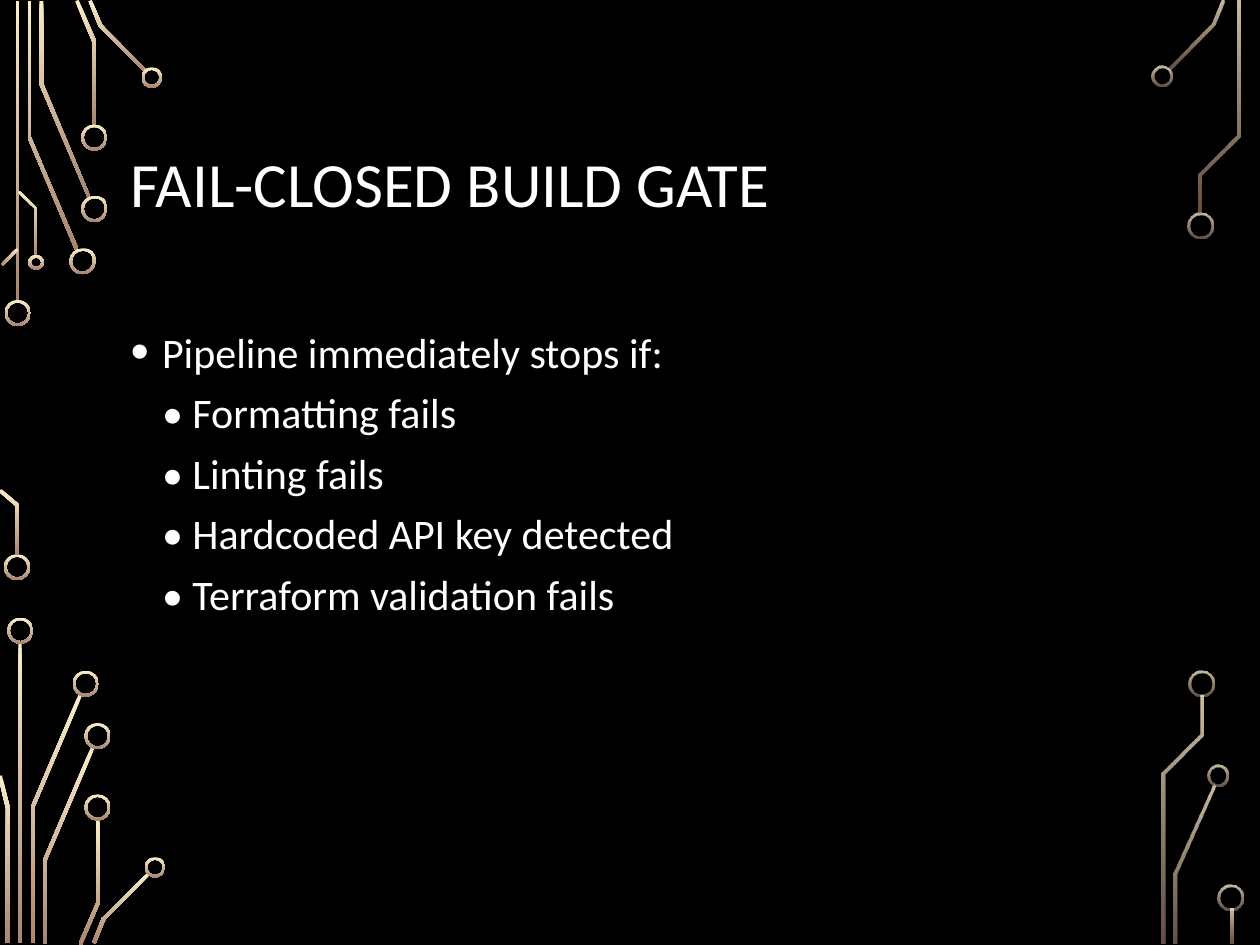
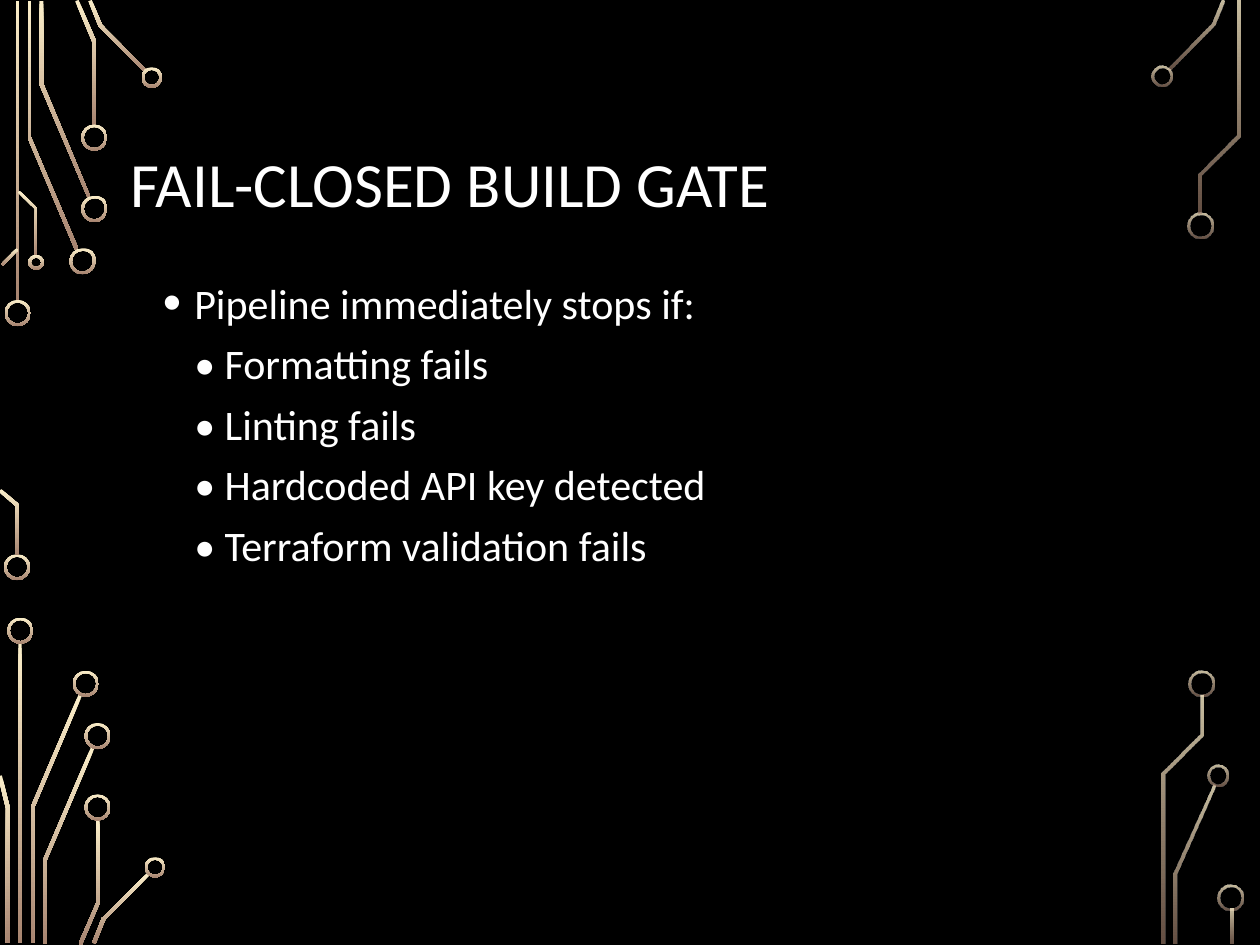
Before and after one commit to SuryavanshiAmruta/habot-devops-project, a slide deck: slide 8 of Presentation/HabotConnect_Devops_project_ppt.pptx. Drawn at 1260x945 pixels with LibreOffice and Linux fonts; fonts in the diff are those of the drawing; background and template pictures are left out. Boxes give left, top, right and bottom in pixels: in the first picture for what was removed or moved away, otherwise in the second. Text is boxed around its words. In the diff, an @@ line names an element or a change of style, - is before the commit and + after.

Commit message:
updated ppt

```diff
--- a/Presentation/HabotConnect_Devops_project_ppt.pptx
+++ b/Presentation/HabotConnect_Devops_project_ppt.pptx
@@ text "Pipeline immediately stops if: • ...": place and size @@
-text "Pipeline immediately stops if: • ..." at [162,338,674,611]
+text "Pipeline immediately stops if: • ..." at [194,289,706,562]
```
Also in this commit, not shown: 1 other file.
